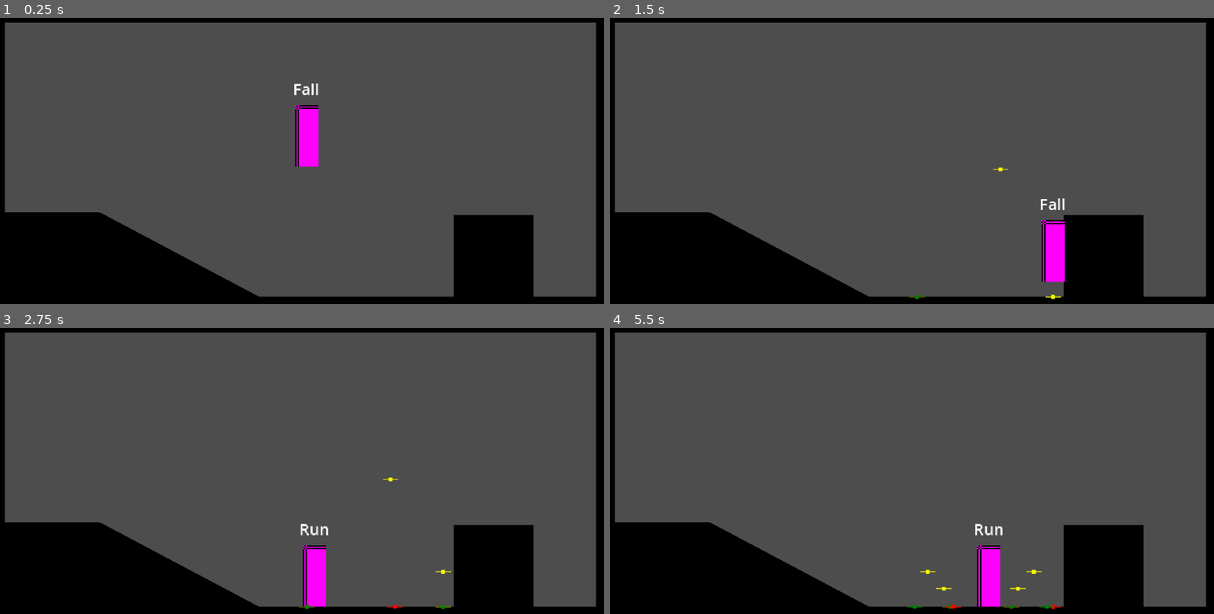
Above: before the commit, frames 1-4 (two rows, left to right).
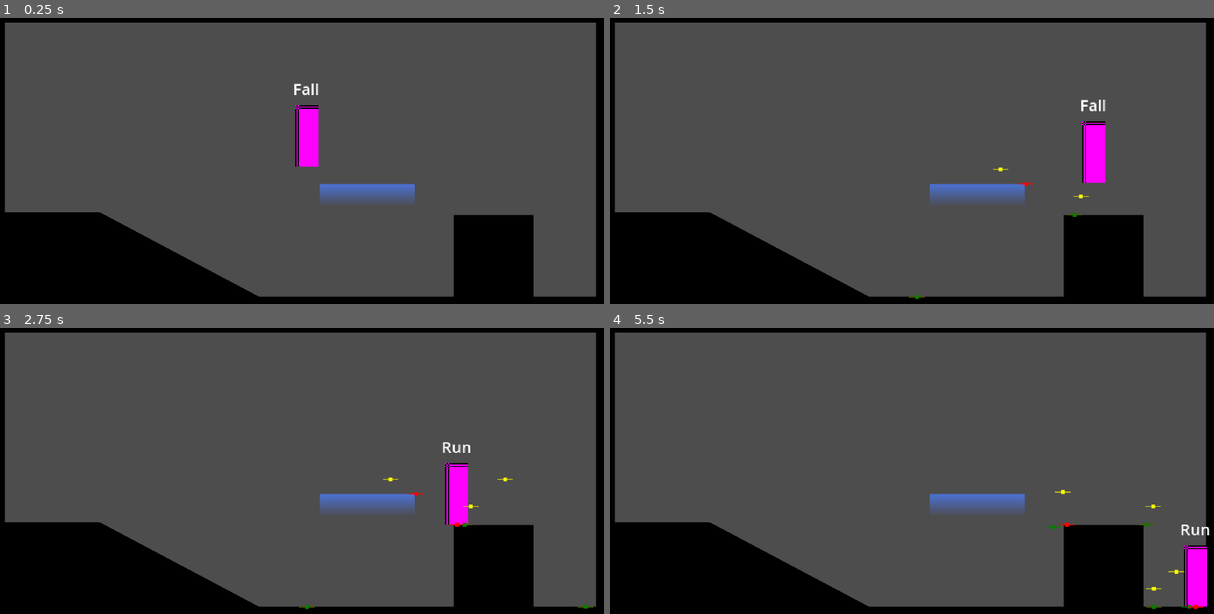
Above: after the commit, the same moments.

Repository: Blazin-2180/MetroidVaniaForge
Game: Godot game, scene res://Scenes/playground.tscn
Two runs of this game, one before a commit and one after it. Both use one fixed random seed, a clock stepped at 60 frames per second and the inputs below.
Inputs:
- Up to frame 1 (0.25 s): no input
- Up to frame 2 (1.5 s): hold Space (jump) 0.53-1.28 s; hold D (right) from 0.53 s (still down); tap Space (jump) at 1.35 s
- Up to frame 3 (2.75 s): tap Space (jump) at 1.52, 1.82 s; release D (right) at 2.03 s; hold A (left) from 2.03 s (still down); hold Space (jump) from 2.03 s (still down)
- Up to frame 4 (5.5 s): release A (left) at 2.78 s; release Space (jump) at 2.78 s; hold D (right) 2.78-4.28 s; tap Space (jump) at 2.85, 3.02, 3.32, 4.35, 4.52, 4.82 s; hold Space (jump) 3.53-4.28 s; hold A (left) 4.28-5.03 s; hold D (right) from 5.03 s (still down); hold Space (jump) from 5.03 s (still down)

The runs differ from the first frame. In frame 1, 1.1% of the frame differs, in the area x 52-69%, y 57-65%; in frame 2, 3.0%; in frame 3, 3.0%; in frame 4, 3.3%, in the area x 49-100%, y 56-99%.

Commit message:
19/11 - 3
Ep : 01-06
Crouch state added.
One Way platforms added.

Diff:
--- a/Player/Scripts/player.gd
+++ b/Player/Scripts/player.gd
@@ -18,6 +18,13 @@
 var direction : Vector2 = Vector2.ZERO
 var gravity : float = 980
 var gravity_multiplier : float = 1.0
+
+## ONREADY VARIABLES ##
+@onready var player_sprite : Sprite2D = $player_sprite
+@onready var collision_stand : CollisionShape2D = $collision_stand
+@onready var collision_crouch : CollisionShape2D = $collision_crouch
+@onready var one_way_platform_raycast : RayCast2D = $one_way_platform_raycast
+
 #endregion
 
 func _ready () -> void:
--- a/Player/States/00_player_state.gd
+++ b/Player/States/00_player_state.gd
@@ -1,15 +1,18 @@
 @icon( "res://Player/States/state.svg" )
 class_name PlayerState extends Node
 
-var player : Player
-var next_state : PlayerState
-
 
 #region /// state references
+## STATE REFERENCES ##
 @onready var idle : PlayerStateIdle = %Idle
 @onready var run : PlayerStateRun = %Run
 @onready var jump : PlayerStateJump = %Jump
 @onready var fall : PlayerStateFall = %Fall
+@onready var crouch : PlayerStateCrouch = %Crouch
+
+## STANDARD VARIABLES ##
+var player : Player
+var next_state : PlayerState
 #endregion
 
 # What happens when the state is initialised ?
--- /dev/null
+++ b/Player/States/state_crouch.gd
@@ -0,0 +1,54 @@
+class_name PlayerStateCrouch extends PlayerState
+
+@export var deceleration_rate : float = 10.0
+
+
+# What happens when the state is initialised ?
+func init() -> void:
+	pass
+
+
+# What happens when we enter the state ?
+func enter() -> void :
+	#Play animation
+	player.collision_stand.disabled = true
+	player.collision_crouch.disabled = false
+	player.player_sprite.scale.y = 0.625
+	player.player_sprite.position.y = -15
+	pass
+
+
+# What happens when we exit the state ?
+func exit() -> void :
+	player.collision_stand.disabled = false
+	player.collision_crouch.disabled = true
+	player.player_sprite.scale.y = 1.0
+	player.player_sprite.position.y = -24
+	pass
+
+
+# What happens when an input is pressed ?
+func handle_input( _event : InputEvent ) -> PlayerState :
+	if _event.is_action_pressed("jump") :
+		if player.one_way_platform_raycast.is_colliding() == true :
+			player.position.y += 4
+			return fall
+		return jump
+	return next_state
+
+
+# What happens each process tick in this state ?
+func process( _delta : float ) -> PlayerState :
+	if player.direction.y <= 0.5 :
+		return idle
+	return next_state
+
+
+# What happens each physics process tick in this state ?
+func physics_process( _delta : float ) -> PlayerState :
+	#adjust player velocity when going from running to crouch
+	player.velocity.x -= player.velocity.x * deceleration_rate * _delta
+	#enter fall state
+	if player.is_on_floor() == false :
+		return fall
+	return next_state
--- a/Player/States/state_fall.gd
+++ b/Player/States/state_fall.gd
@@ -44,7 +44,6 @@
 	return next_state
 
 
-
 # Called when the node enters the scene tree for the first time.
 func _ready() -> void:
 	pass # Replace with function body.
--- a/Player/States/state_idle.gd
+++ b/Player/States/state_idle.gd
@@ -29,8 +29,11 @@
 
 # What happens each process tick in this state ?
 func process( _delta : float ) -> PlayerState :
+	#checking player direction
 	if player.direction.x != 0 :
 		return run
+	elif player.direction.y > 0.5 :
+		return crouch
 	return next_state
 
 
--- a/Player/States/state_run.gd
+++ b/Player/States/state_run.gd
@@ -1,17 +1,21 @@
 class_name PlayerStateRun extends PlayerState
+
 
 # What happens when the state is initialised ?
 func _init() -> void:
 	pass
+
 
 # What happens when we enter the state ?
 func enter() -> void :
 	# Play animation
 	pass
 
+
 # What happens when we exit the state ?
 func exit() -> void :
 	pass
+
 
 # What happens when an input is pressed ?
 func handle_input( _event : InputEvent ) -> PlayerState :
@@ -20,11 +24,15 @@
 		return jump
 	return next_state
 
+
 # What happens each process tick in this state ?
 func process( _delta : float ) -> PlayerState :
 	if player.direction.x == 0 :
 		return idle
+	elif player.direction.y > 0.5 :
+		return crouch
 	return next_state
+
 
 # What happens each physics process tick in this state ?
 func physics_process( _delta : float ) -> PlayerState :
--- a/Player/player.tscn
+++ b/Player/player.tscn
@@ -1,10 +1,11 @@
-[gd_scene load_steps=8 format=3 uid="uid://21wgui61a3l4"]
+[gd_scene load_steps=10 format=3 uid="uid://21wgui61a3l4"]
 
 [ext_resource type="Script" uid="uid://d0twadyd7d8ny" path="res://Player/Scripts/player.gd" id="1_l8h54"]
 [ext_resource type="Script" uid="uid://ck3dv0s720557" path="res://Player/States/state_idle.gd" id="2_btcbx"]
 [ext_resource type="Script" uid="uid://diqijf8kdqoda" path="res://Player/States/state_run.gd" id="3_gwnis"]
 [ext_resource type="Script" uid="uid://bfcejqxshiub5" path="res://Player/States/state_jump.gd" id="4_gwnis"]
 [ext_resource type="Script" uid="uid://ds5hdsnwo8hxp" path="res://Player/States/state_fall.gd" id="5_k53q1"]
+[ext_resource type="Script" uid="uid://3mbvv26tdkhn" path="res://Player/States/state_crouch.gd" id="6_fhl08"]
 
 [sub_resource type="PlaceholderTexture2D" id="PlaceholderTexture2D_hvfyp"]
 size = Vector2(18, 48)
@@ -12,7 +13,12 @@
 [sub_resource type="RectangleShape2D" id="RectangleShape2D_l8h54"]
 size = Vector2(16, 46)
 
+[sub_resource type="RectangleShape2D" id="RectangleShape2D_fhl08"]
+size = Vector2(16, 30)
+
 [node name="Player" type="CharacterBody2D"]
+collision_layer = 0
+collision_mask = 3
 script = ExtResource("1_l8h54")
 
 [node name="States" type="Node" parent="."]
@@ -33,13 +39,23 @@
 unique_name_in_owner = true
 script = ExtResource("5_k53q1")
 
-[node name="Sprite2D" type="Sprite2D" parent="."]
+[node name="Crouch" type="Node" parent="States"]
+unique_name_in_owner = true
+script = ExtResource("6_fhl08")
+
+[node name="player_sprite" type="Sprite2D" parent="."]
 position = Vector2(0, -24)
 texture = SubResource("PlaceholderTexture2D_hvfyp")
 
-[node name="CollisionShape2D" type="CollisionShape2D" parent="."]
+[node name="collision_stand" type="CollisionShape2D" parent="."]
 position = Vector2(0, -23)
 shape = SubResource("RectangleShape2D_l8h54")
+debug_color = Color(0, 0.6, 0.69803923, 0.32156864)
+
+[node name="collision_crouch" type="CollisionShape2D" parent="."]
+position = Vector2(0, -15)
+shape = SubResource("RectangleShape2D_fhl08")
+disabled = true
 debug_color = Color(0, 0.6, 0.69803923, 0.32156864)
 
 [node name="Label" type="Label" parent="."]
@@ -51,3 +67,7 @@
 text = "state"
 horizontal_alignment = 1
 vertical_alignment = 1
+
+[node name="one_way_platform_raycast" type="RayCast2D" parent="."]
+target_position = Vector2(0, 4)
+collision_mask = 2
--- a/Scenes/playground.tscn
+++ b/Scenes/playground.tscn
@@ -12,6 +12,16 @@
 
 [sub_resource type="RectangleShape2D" id="RectangleShape2D_wt17y"]
 size = Vector2(32, 32)
+
+[sub_resource type="Gradient" id="Gradient_uof5o"]
+colors = PackedColorArray(0.3013283, 0.44683903, 0.83264434, 1, 0.3019608, 0.44705883, 0.83137256, 0)
+
+[sub_resource type="GradientTexture2D" id="GradientTexture2D_6xle2"]
+gradient = SubResource("Gradient_uof5o")
+fill_to = Vector2(0, 1)
+
+[sub_resource type="RectangleShape2D" id="RectangleShape2D_u4ce8"]
+size = Vector2(64, 64)
 
 [node name="Playground" type="Node2D"]
 
@@ -88,5 +98,19 @@
 [node name="CollisionShape2D" type="CollisionShape2D" parent="Sprite2D7/StaticBody2D"]
 shape = SubResource("RectangleShape2D_wt17y")
 
+[node name="one_way_platform" type="Sprite2D" parent="."]
+position = Vector2(292, 162.00002)
+scale = Vector2(1.1562502, 0.28125)
+texture = SubResource("GradientTexture2D_6xle2")
+
+[node name="StaticBody2D" type="StaticBody2D" parent="one_way_platform"]
+collision_layer = 2
+collision_mask = 0
+
+[node name="CollisionShape2D" type="CollisionShape2D" parent="one_way_platform/StaticBody2D"]
+position = Vector2(-1.5258789e-05, 0)
+shape = SubResource("RectangleShape2D_u4ce8")
+one_way_collision = true
+
 [node name="Player" parent="." instance=ExtResource("1_uof5o")]
 position = Vector2(245, 102)
--- a/project.godot
+++ b/project.godot
@@ -73,6 +73,11 @@
 ]
 }
 
+[layer_names]
+
+2d_physics/layer_1="Ground"
+2d_physics/layer_2="One Way Platform"
+
 [rendering]
 
 textures/canvas_textures/default_texture_filter=0
Not shown, added: Player/States/state_crouch.gd.uid
Not shown: 1 places in Scenes/playground.tscn that only renumber resources
